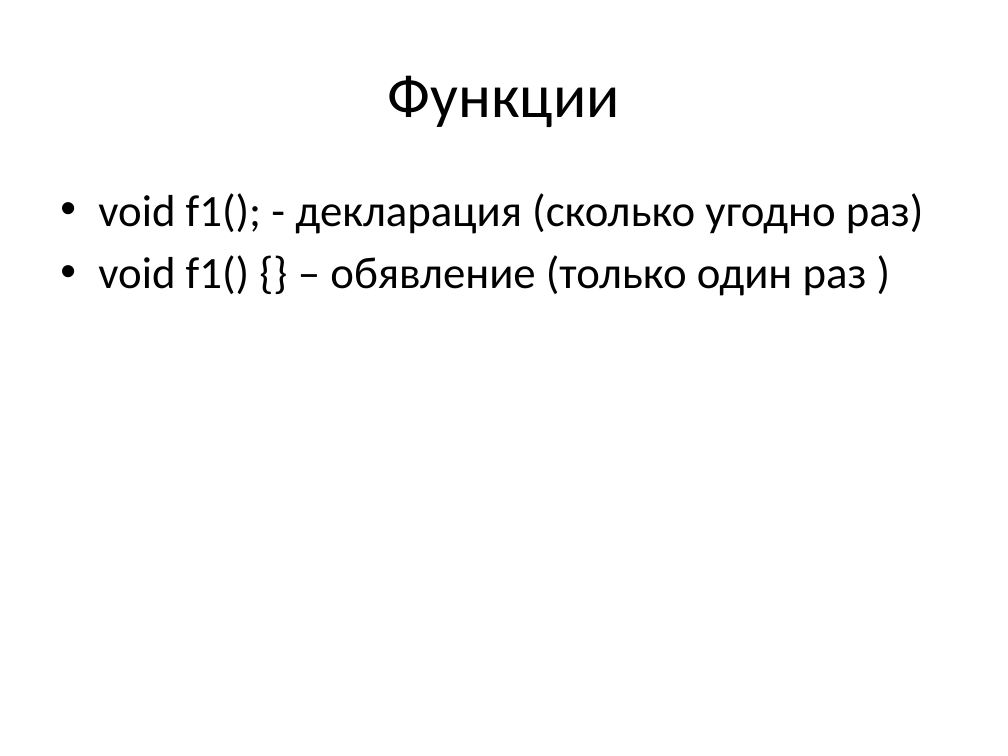
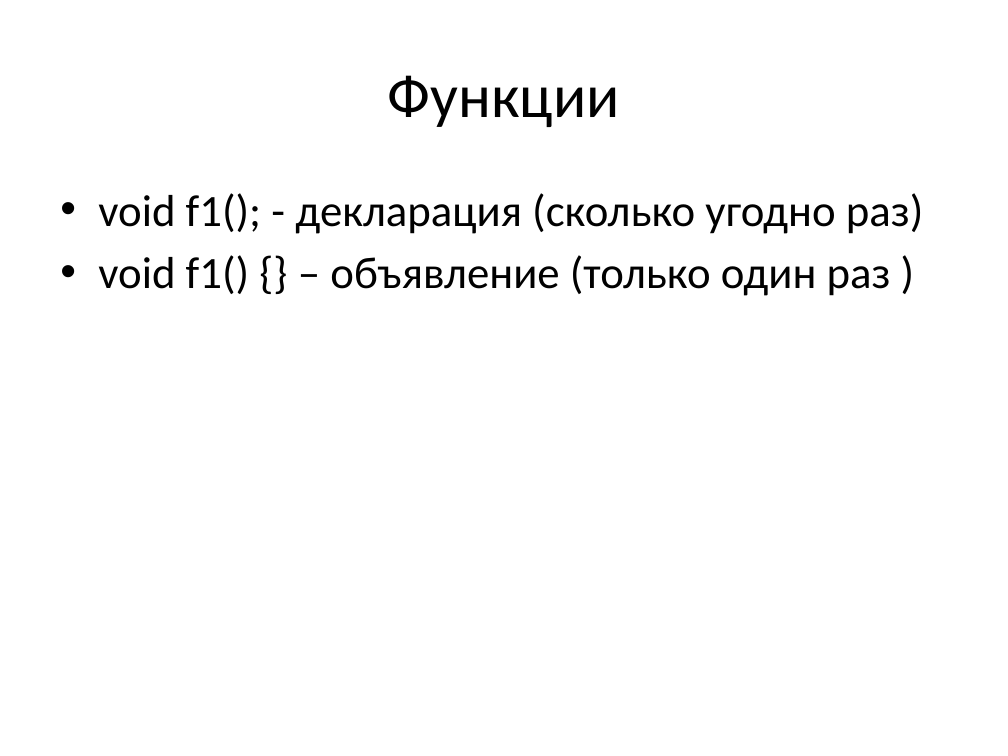
Before and after one commit to tscherkas/cpp_craft_1013, a slide deck: slide 2 of lections/cpp_craft_lec_1_part_2_v1_2.pptx. Drawn at 1008x756 pixels with LibreOffice and Linux fonts; fonts in the diff are those of the drawing. Boxes give left, top, right and bottom in pixels: in the first picture for what was removed or moved away, otherwise in the second. Text is boxed around its words. In the diff, an @@ line names an element or a change of style, - is before the commit and + after.

```diff
--- a/lections/cpp_craft_lec_1_part_2_v1_2.pptx
+++ b/lections/cpp_craft_lec_1_part_2_v1_2.pptx
@@ text at [98,255,891,296]: text changed @@
-• void f1() {} – обявление (только один раз )
+• void f1() {} – объявление (только один раз )
```
Also in this commit, not shown: 1 other slide changed, 2 other files.
